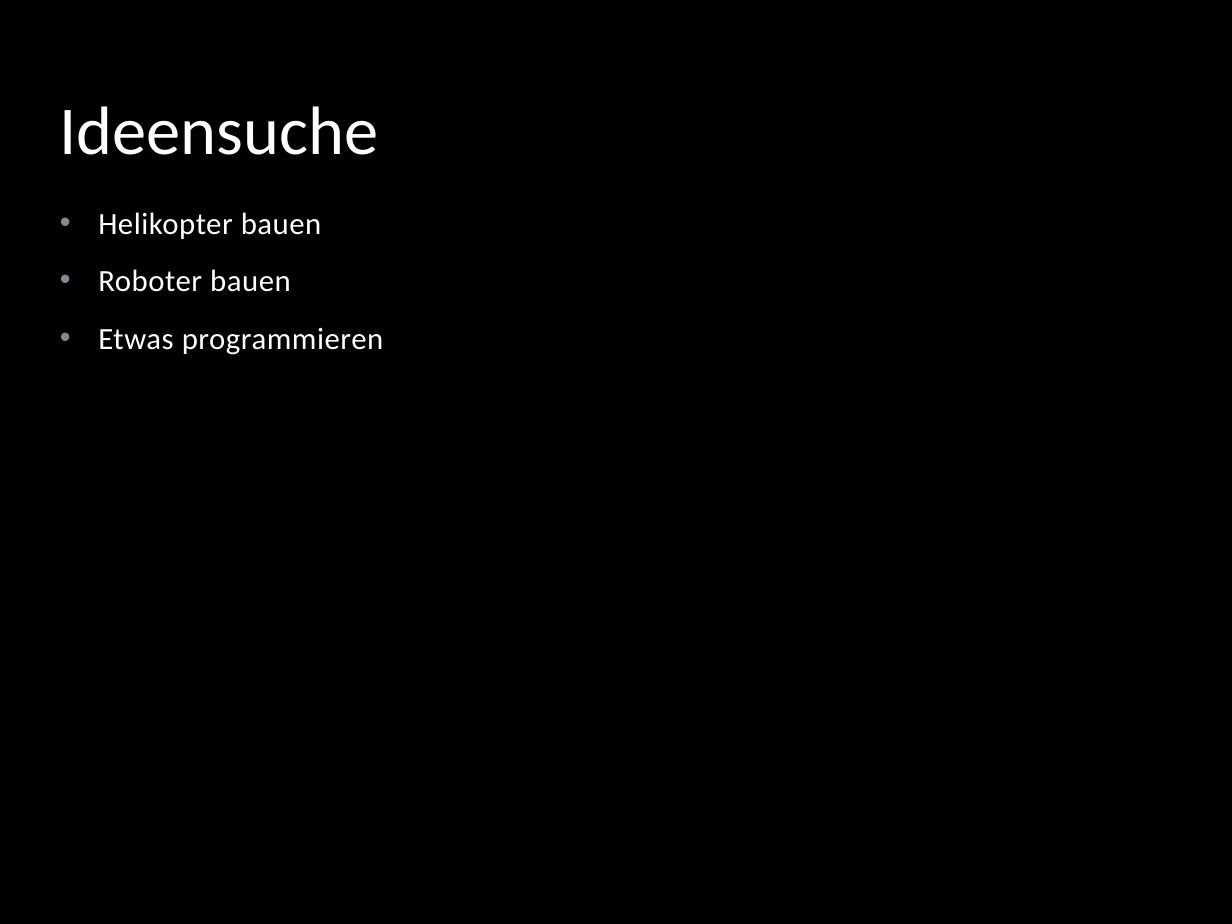
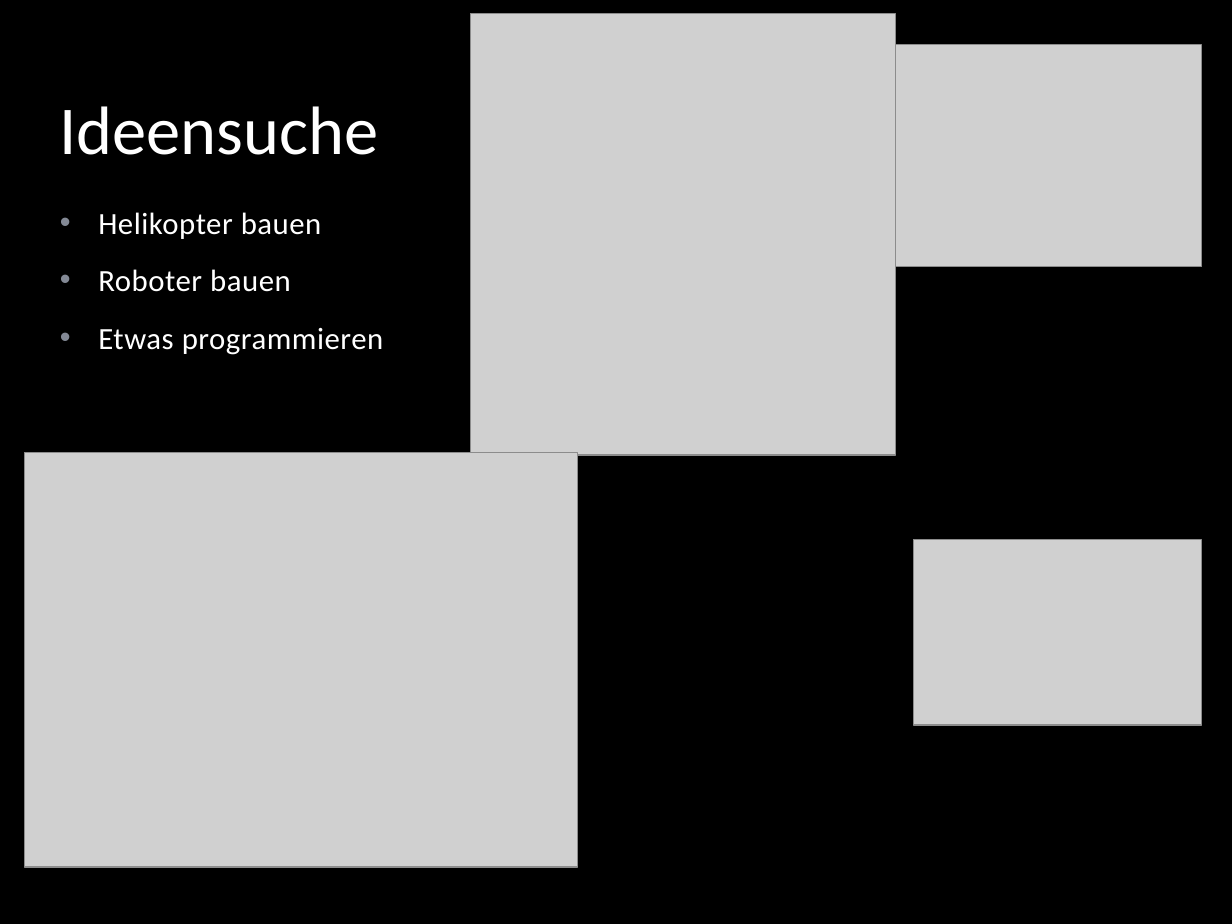
Before and after one commit to Jenjen1324/SchuelerOffice, a slide deck: slide 2 of Projektarbeit.pptx. Drawn at 1232x924 pixels with LibreOffice and Linux fonts; fonts in the diff are those of the drawing; grey boxes stand for pictures; background and template pictures are left out. Boxes give left, top, right and bottom in pixels: in the first picture for what was removed or moved away, otherwise in the second. Text is boxed around its words. In the diff, an @@ line names an element or a change of style, - is before the commit and + after.

```diff
--- a/Projektarbeit.pptx
+++ b/Projektarbeit.pptx
@@ picture added at bbox=[471, 14, 896, 455] @@
@@ picture added at bbox=[869, 44, 1201, 266] @@
@@ picture added at bbox=[25, 452, 578, 867] @@
@@ picture added at bbox=[914, 540, 1201, 726] @@
```
Also in this commit, not shown: 2 other slides changed, 2 slides added, 8 other files.
